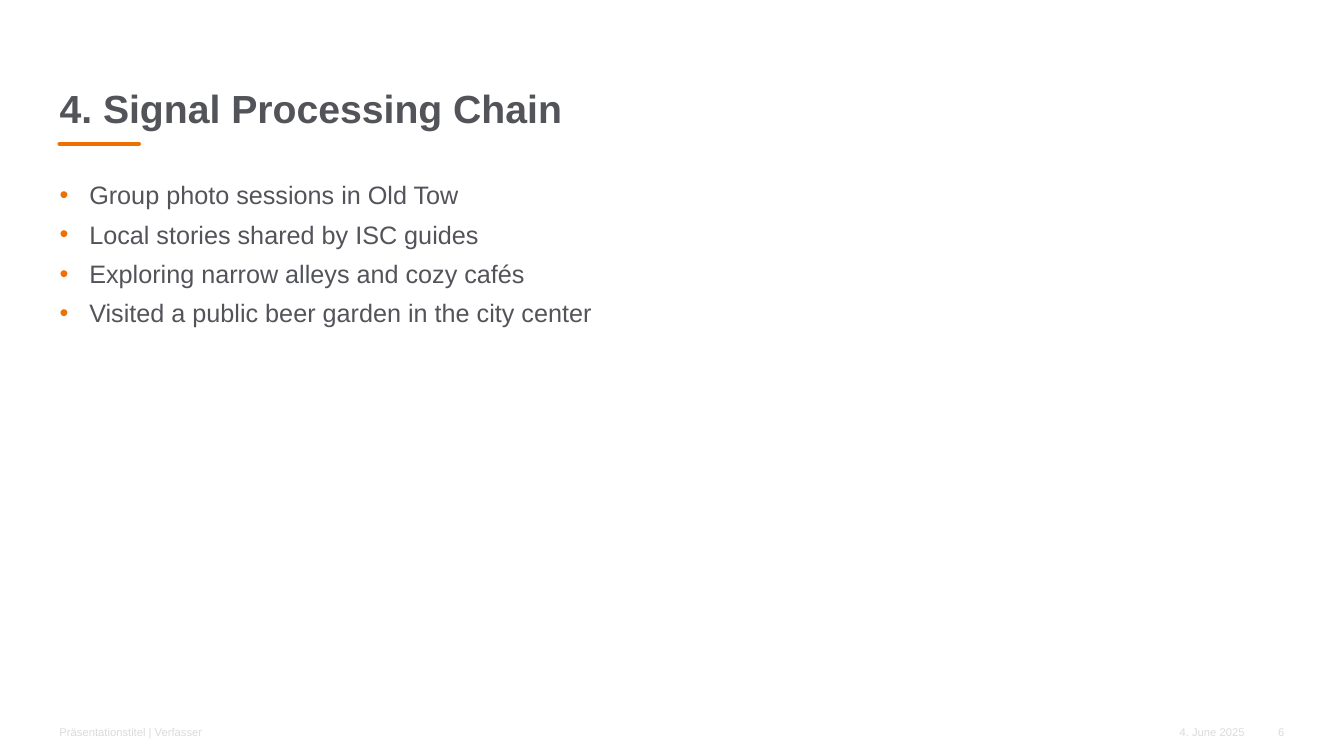
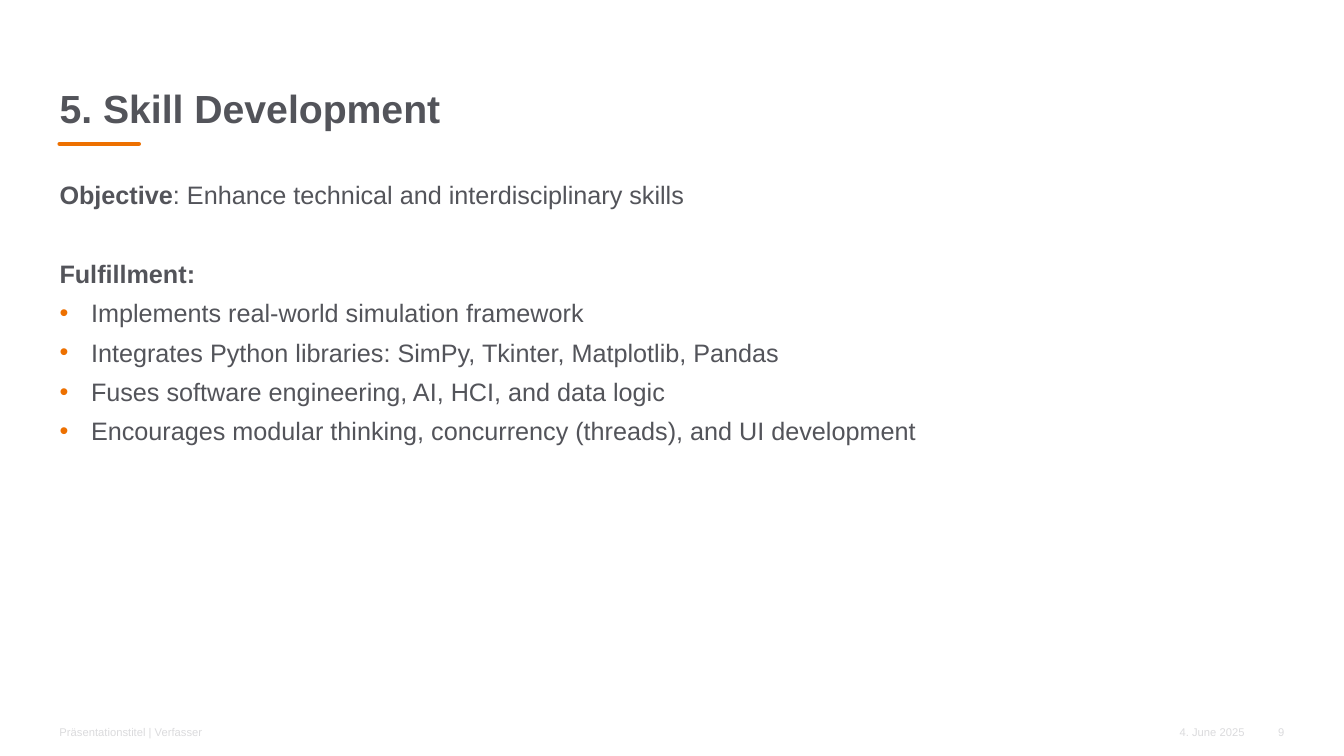
Before and after one commit to ProgrammerTabish/HappyHomeIndustry4.0Project, a slide deck: slide 9 of Happy_Home_Final.pptx (slide 6 before the commit). Drawn at 1344x756 pixels with LibreOffice and Linux fonts; fonts in the diff are those of the drawing; background and template pictures are left out. Boxes give left, top, right and bottom in pixels: in the first picture for what was removed or moved away, otherwise in the second. Text is boxed around its words. In the diff, an @@ line names an element or a change of style, - is before the commit and + after.

```diff
--- a/Happy_Home_Final.pptx
+++ b/Happy_Home_Final.pptx
@@ title at (60,94,440,131): text changed @@
-4. Signal Processing Chain
+5. Skill Development
@@ text at (60,185,915,446): text changed @@
-• Group photo sessions in Old Tow
-• Local stories shared by ISC guides
-• Exploring narrow alleys and cozy cafés
-• Visited a public beer garden in the city center
+Objective: Enhance technical and interdisciplinary skills
+Fulfillment:
+• Implements real-world simulation framework
+• Integrates Python libraries: SimPy, Tkinter, Matplotlib, Pandas
+• Fuses software engineering, AI, HCI, and data logic
+• Encourages modular thinking, concurrency (threads), and UI development
```
Also in this commit, not shown: 5 other slides changed, 4 slides added, 1 slide removed, 2 other files.
